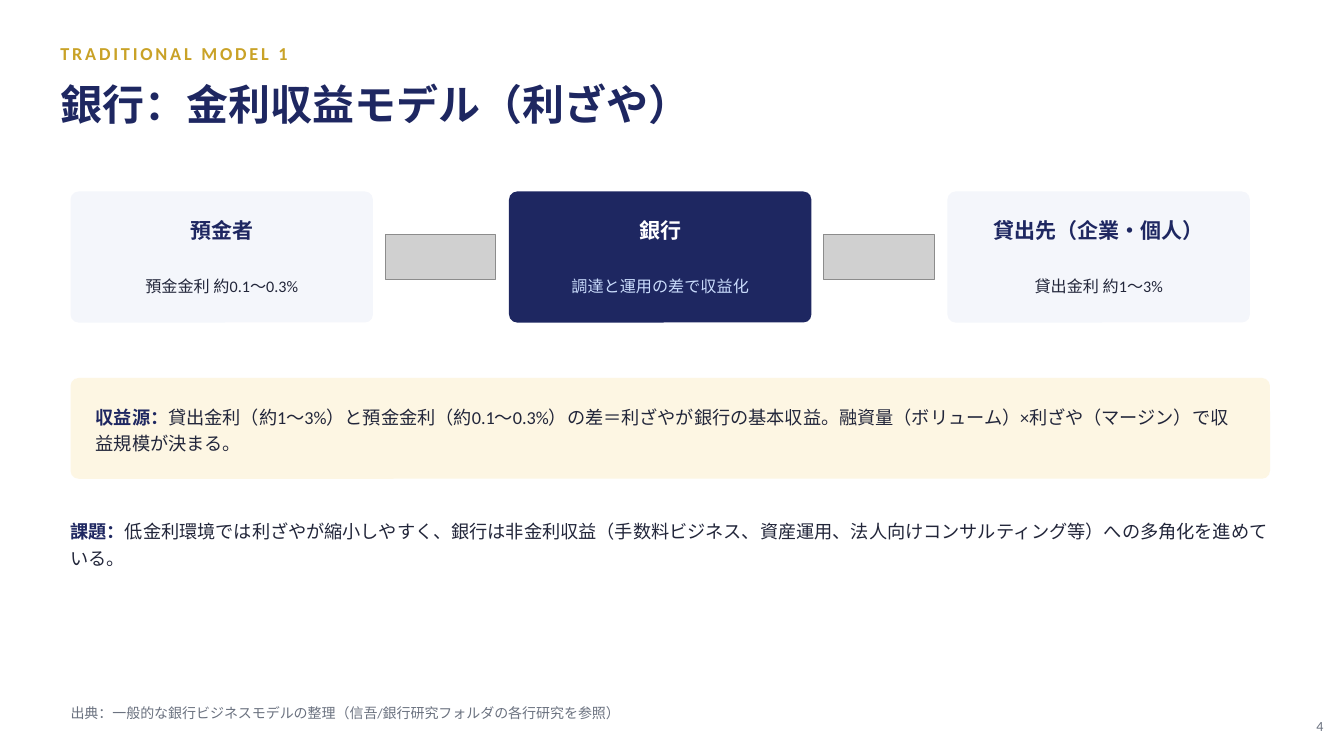
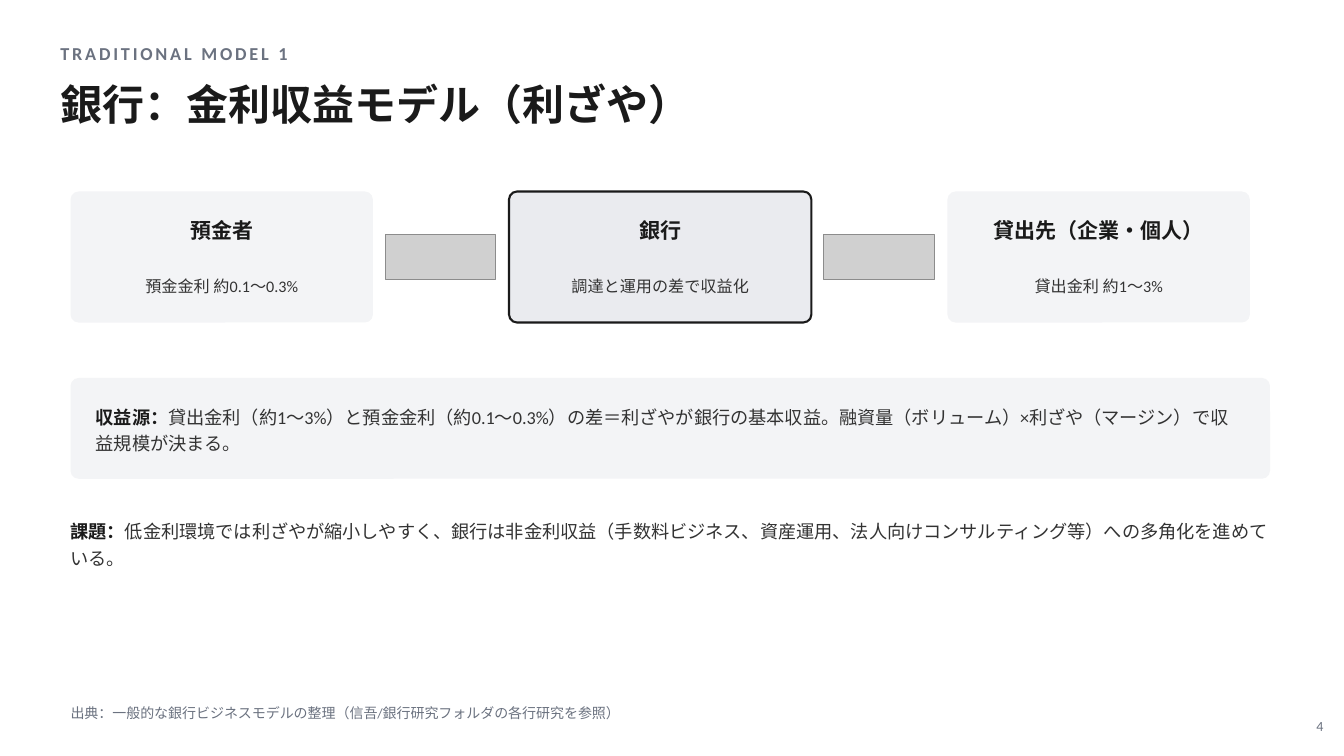
Before and after one commit to nasukazunori/NasuVault2, a slide deck: slide 4 of 信吾/NRI/添付ファイル/金融ビジネスモデル_GD対策.pptx. Drawn at 1344x756 pixels with LibreOffice and Linux fonts; fonts in the diff are those of the drawing; grey boxes stand for pictures. Boxes give left, top, right and bottom in pixels: in the first picture for what was removed or moved away, otherwise in the second. Text is boxed around its words. In the diff, an @@ line names an element or a change of style, - is before the commit and + after.

```diff
--- a/信吾/NRI/添付ファイル/金融ビジネスモデル_GD対策.pptx
+++ b/信吾/NRI/添付ファイル/金融ビジネスモデル_GD対策.pptx
@@ text "TRADITIONAL MODEL 1" at box(60, 48, 287, 60): text colour #C9A227 to #6B7280 @@
@@ rounded rectangle at box(71, 192, 373, 323): fill #F4F6FB to #F3F4F6 @@
@@ rounded rectangle at box(509, 192, 812, 323): fill #1E2761 to #EAEBEF; outline none to #1A1A1A 1.5 pt @@
@@ rounded rectangle at box(948, 192, 1250, 323): fill #F4F6FB to #F3F4F6 @@
@@ text "銀行" at box(639, 220, 681, 240): text colour #FFFFFF to #1A1A1A @@
@@ text colour #1E2761 to #1A1A1A in 3 elements at box(60, 83, 690, 124), box(190, 220, 253, 240), box(994, 220, 1204, 240) @@
@@ text "預金金利 約0.1〜0.3%" at box(145, 278, 298, 294): text colour #22263A to #333333 @@
@@ text "調達と運用の差で収益化" at box(571, 278, 748, 294): text colour #CADCFC to #333333 @@
@@ text "貸出金利 約1〜3%" at box(1035, 278, 1163, 294): text colour #22263A to #333333 @@
@@ rounded rectangle at box(71, 378, 1270, 479): fill #FDF6E3 to #F3F4F6 @@
@@ text "収益源：貸出金利（約1〜3%）と預金金利（約0.1〜0.3%）の差＝利ざやが銀行の基本収益。融資量（ボリューム）×利ざや ..." at box(96, 408, 1229, 452): text colour #1E2761 to #1A1A1A in "収益源：貸出金利（約1〜3%）と預金金利（約0.1〜0.3%）の差＝利ざやが銀行の基本収益。融資量（ボリューム）×利ざや ..."; text colour #22263A to #333333 @@
@@ text "課題：低金利環境では利ざやが縮小しやすく、銀行は非金利収益（手数料ビジネス、資産運用、法人向けコンサルティング等）への多 ..." at box(71, 522, 1268, 566): text colour #1E2761 to #1A1A1A in "課題：低金利環境では利ざやが縮小しやすく、銀行は非金利収益（手数料ビジネス、資産運用、法人向けコンサルティング等）への多 ..."; text colour #22263A to #333333 @@
```
Also in this commit, not shown: 10 other slides changed.
